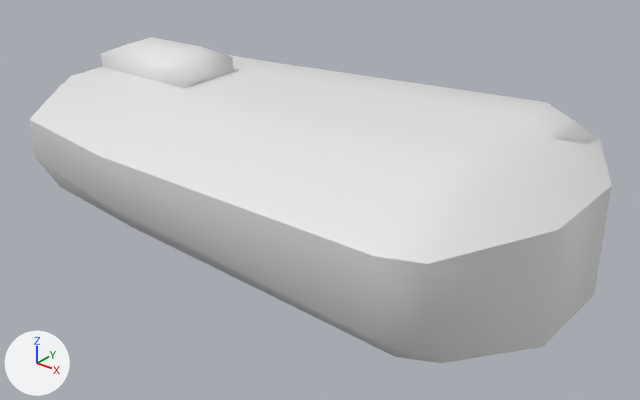
What one commit did to the FBX model Assets/Art/em/assets/computer.mouse.fbx.
The view is the same before and after, from a camera (50 mm lens) standing at (0.66, 0.827, 0.164) and looking at (0.465, 1.072, 0.012). The axes (+X, +Y, +Z) are drawn at lower left. The lights are the same throughout. Where no turn or scale is listed for an object, it has been applied to the vertices.

The older version as bpy lines, for what is in view:
```python
me_cube_009 = bpy.data.meshes.new('Cube.009')
me_cube_009.from_pydata(...)  # 64 vertices, 62 faces; spans x -0.121..0.118, y -0.067..0.066, z 0.0..0.059
ob_bo_comp_mouse_done = bpy.data.objects.new('bo.comp.mouse DONE', me_cube_009)
ob_bo_comp_mouse_done.location = (0.4527, 1.0727, 0.0)
```
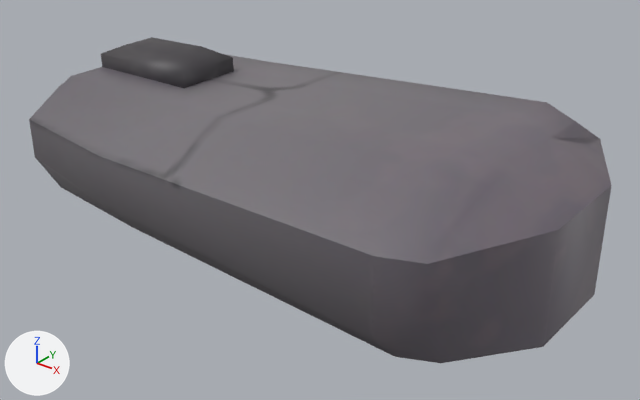
The newer file is also rescaled (x0.424), turned or shifted as a whole; pictures and numbers use the older file's frame.

Changed parts and their boxes [x1, y1, x2, y2] in the pictures (640 x 400 px):
```json
{"object": "bo.comp.mouse DONE", "change": "recoloured", "before": [29, 37, 612, 363], "after": [29, 37, 612, 363], "on screen": "white to grey"}
```

Scene script edits in JSON lines:
```json
{"op": "add", "block": "img_t_comp_text_defaultmaterial_basemap_png", "code": ["img_t_comp_text_defaultmaterial_basemap_png = load_image('T_comp.text_DefaultMaterial_BaseMap.png', '../textures/T_comp.text_DefaultMaterial_BaseMap.png', 2048, 2048, 'sRGB')"]}
{"op": "add", "block": "mat_material_001", "code": ["mat_material_001 = principled_material('Material.001')", "mat_material_001.texture = img_t_comp_text_defaultmaterial_basemap_png"]}
{"block": "me_cube_009", "where": "me_cube_009.from_pydata(...)  # 64 vertices, 62 faces; spans x -0.121..0.118, y -0.067..0.066, z 0.0..0.059"}
{"op": "add", "block": "me_cube_009", "code": "me_cube_009.materials.append(mat_material_001)  # picture img_t_comp_text_defaultmaterial_basemap_png"}
```
